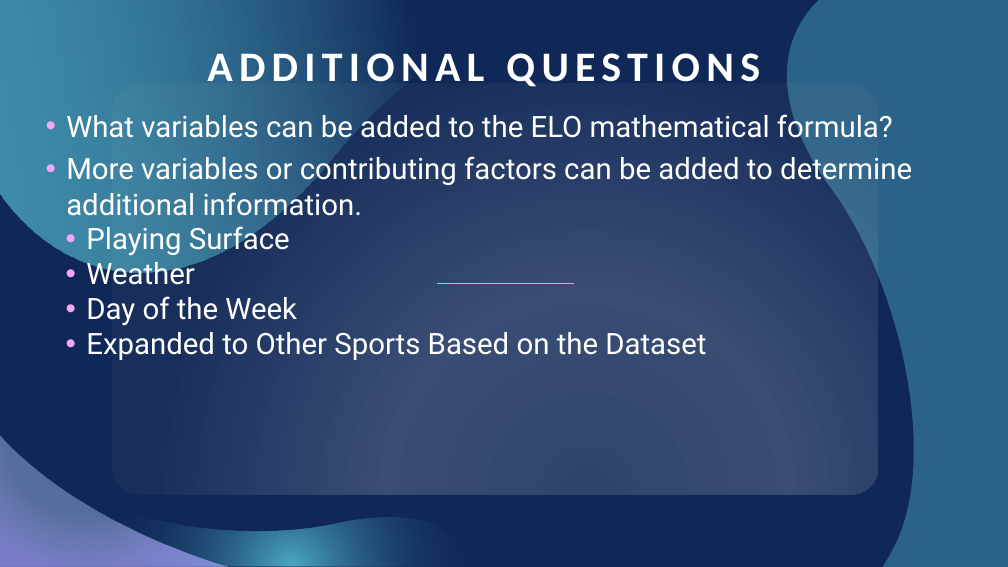
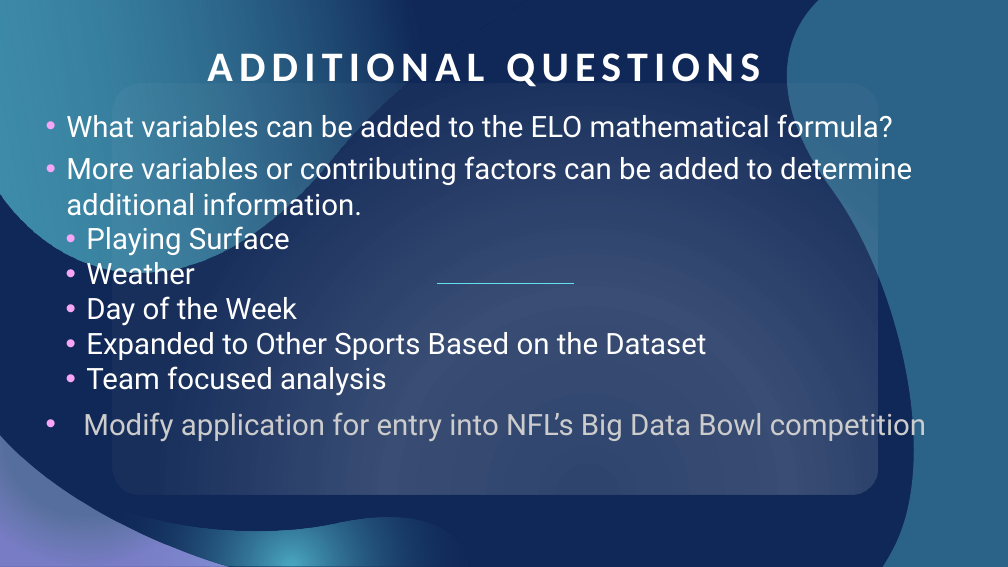
Before and after one commit to itsakcode/healthcare_project, a slide deck: slide 29 of Project_2_Presentation.pptx (slide 31 before the commit). Drawn at 1008x567 pixels with LibreOffice and Linux fonts; fonts in the diff are those of the drawing. Boxes give left, top, right and bottom in pixels: in the first picture for what was removed or moved away, otherwise in the second. Text is boxed around its words. In the diff, an @@ line names an element or a change of style, - is before the commit and + after.

Commit message:
Referee Analysis

```diff
--- a/Project_2_Presentation.pptx
+++ b/Project_2_Presentation.pptx
@@ text at [83, 366, 926, 442]: paragraphs added @@
+  • Team focused analysis
+• Modify application for entry into NFL’s Big Data Bowl competition
```
Also in this commit, not shown: 3 other slides changed, 3 slides added, 5 slides removed, 1 other file.
